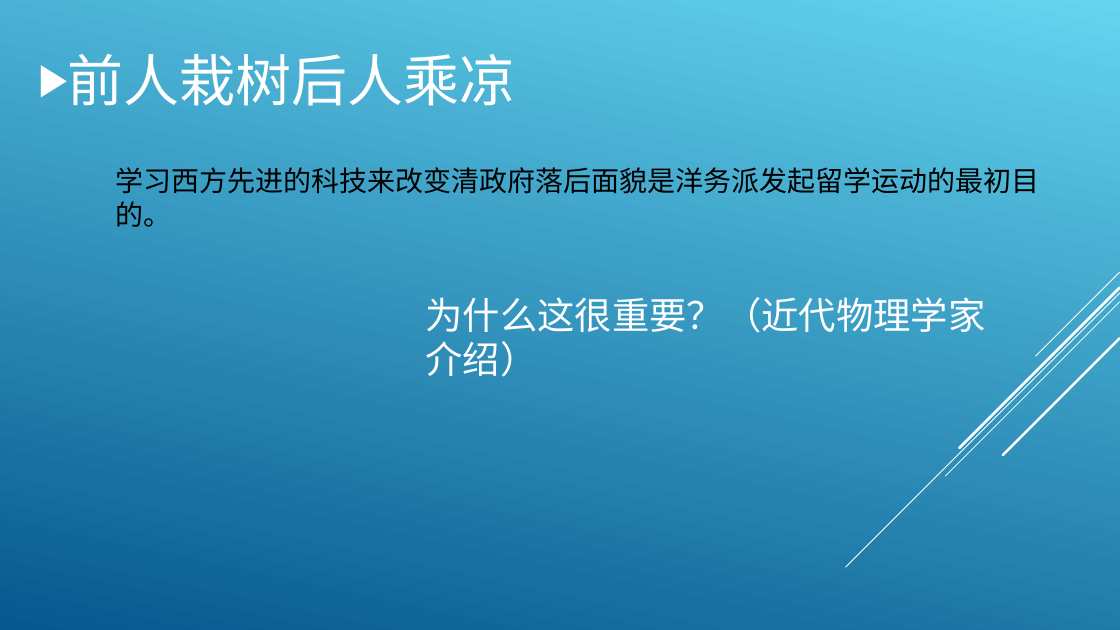
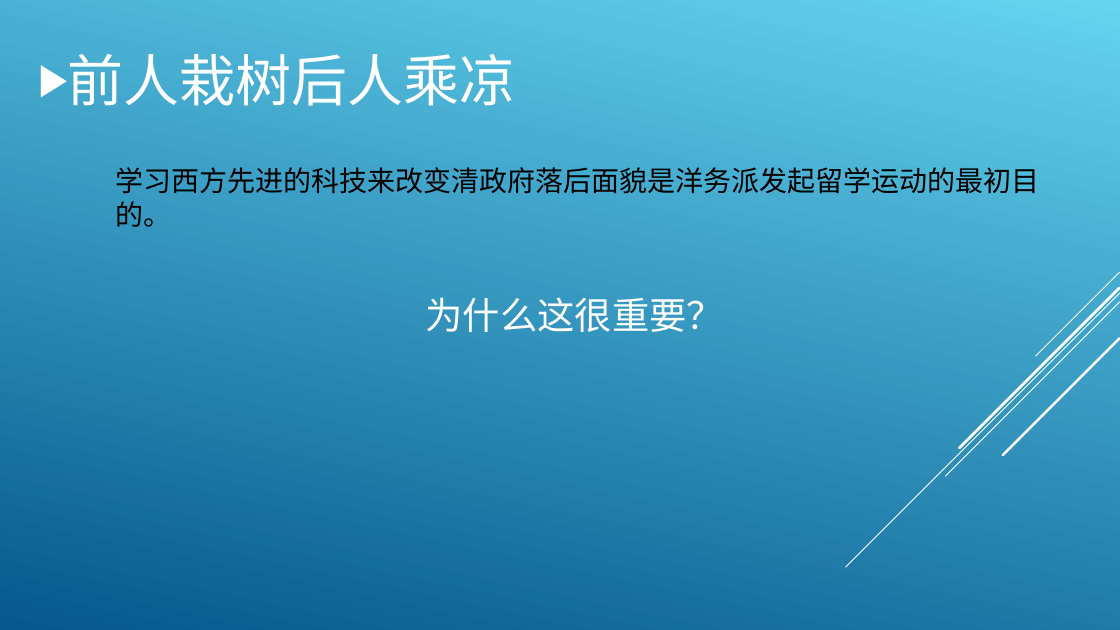
Before and after one commit to LIGHT1213/MyHomeWork, a slide deck: slide 3 of 从中国近现代科学发展中看中国.ppt. Drawn at 1120x630 pixels with LibreOffice and Linux fonts; fonts in the diff are those of the drawing. Boxes give left, top, right and bottom in pixels: in the first picture for what was removed or moved away, otherwise in the second. Text is boxed around its words. In the diff, an @@ line names an element or a change of style, - is before the commit and + after.

```diff
--- a/从中国近现代科学发展中看中国.ppt
+++ b/从中国近现代科学发展中看中国.ppt
@@ text at <box>426,297,725,332</box>: text changed @@
-为什么这很重要？（近代物理学家介绍）
+为什么这很重要？
```
Also in this commit, not shown: 2 other slides changed, 6 slides added, 1 slide removed.
